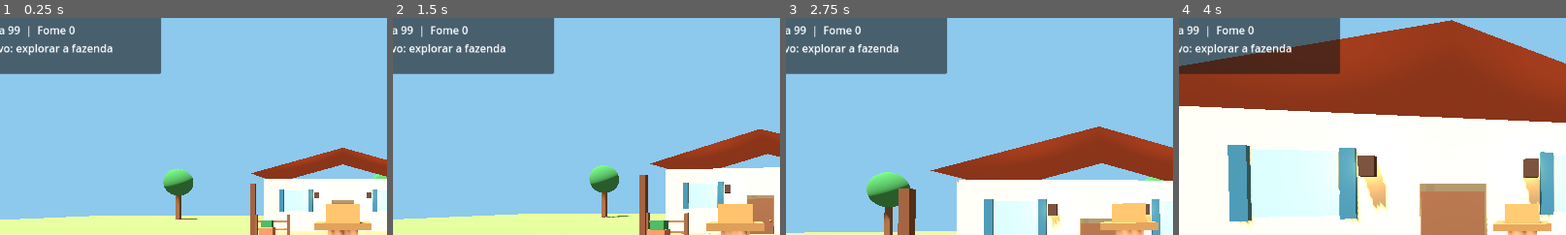
Above: before the commit, frames 1-4 (left to right).
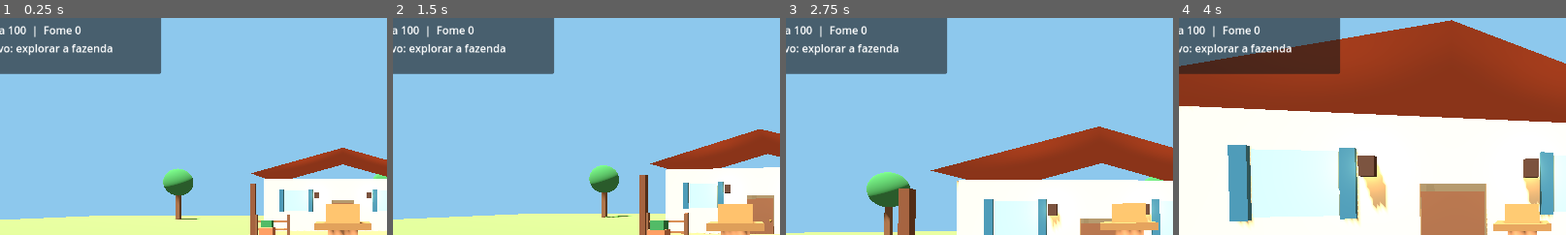
Above: after the commit, the same moments.

Repository: juniordev830/pixel-farm-seasons
Game: Godot game, scene res://main.tscn
The game is run twice, just before and just after one commit, with the same random seed, the same clock (stepped at 60 frames per second) and the same inputs.
Inputs (mouse positions are % of the whole screen's width and height, from its top left):
- Up to frame 1 (0.25 s): no input
- Up to frame 2 (1.5 s): tap Enter (ui_accept) at 0.5, 0.77 s; move the mouse to (55, 50) at 0.52 s; hold Shift 0.53-1.28 s; hold Up (ui_up) from 0.53 s (still down); move the mouse to (45, 50) at 1.27 s; tap E at 1.35 s
- Up to frame 3 (2.75 s): keep holding Up (ui_up); tap Enter (ui_accept) at 1.52 s; move the mouse to (52, 48) at 2.02 s; hold Space from 2.03 s (still down)
- Up to frame 4 (4 s): keep holding Up (ui_up); move the mouse to (49, 52) at 2.77 s; release Space at 2.78 s; tap Shift at 2.85 s; tap Enter (ui_accept) at 3.02, 3.77 s; move the mouse to (57, 51) at 3.52 s; tap E at 3.6 s
The pictures show only the part of the screen within x 6-56%, y 7-57%; the shares and areas given below are measured in that part.

The runs differ from the first frame. In frame 1, 0.4% of the frame differs, in the area x 2-22%, y 3-9%; in frame 2, 0.4%; in frame 3, 0.4%; in frame 4, 0.4%.
Error in both runs: Invalid access to property or key 'environment' on a base object of type 'null instance'. (res://day_night_controller.gd:46)

Commit message:
fix: synchronize daily needs with authoritative game day counter

Diff:
--- a/godot/farmer_needs.gd
+++ b/godot/farmer_needs.gd
@@ -14,6 +14,7 @@
 var last_meal_reminder: int = -1
 var day_index: int = 0
 var previous_minute: float = -1.0
+var last_clock_day: int = 0
 var fatigue_warning_sent: bool = false
 @export var overnight_energy_loss_per_game_minute: float = 0.06
 
@@ -23,8 +24,9 @@
 func _process(delta: float) -> void:
     if clock.paused:
         return
-    if previous_minute >= 0.0 and clock.minute < previous_minute:
-        day_index += 1
+    if clock.day_index > last_clock_day:
+        day_index += clock.day_index - last_clock_day
+    last_clock_day = clock.day_index
     previous_minute = clock.minute
     var game_minutes: float = delta * clock.game_minutes_per_real_second
     var horizontal_speed: float = Vector2(player.velocity.x, player.velocity.z).length()
@@ -90,8 +92,11 @@
 func sleep_until_morning() -> void:
     var old_minute: float = clock.minute
     if old_minute >= 360.0:
-        day_index += 1
-    clock.set_clock(6, 0)
+        clock.advance_to_next_morning()
+    else:
+        clock.set_clock(6, 0)
+    day_index = clock.day_index
+    last_clock_day = clock.day_index
     previous_minute = clock.minute
     energy = max_energy
     hunger = minf(max_hunger, hunger + 20.0)
